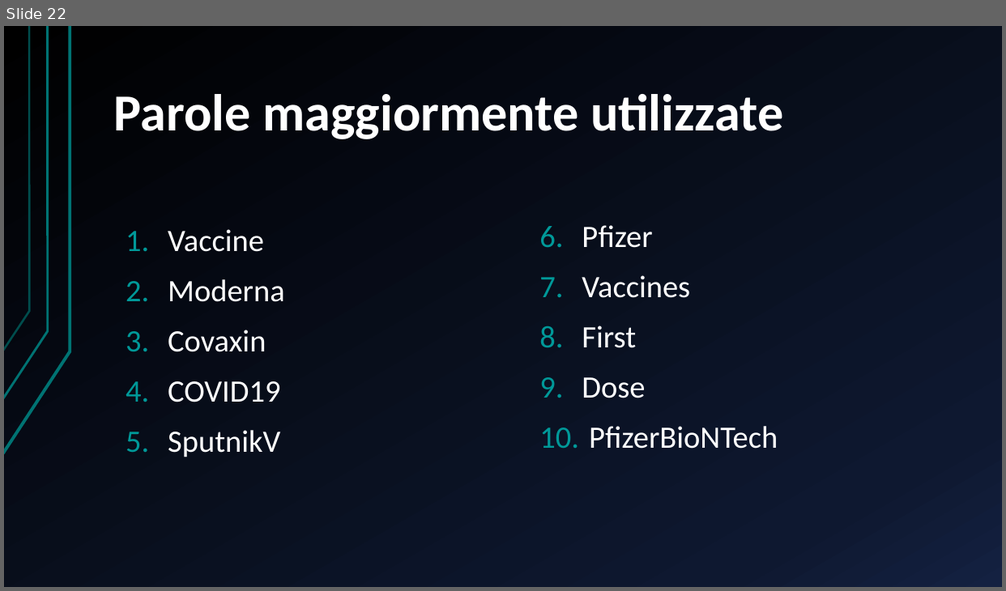
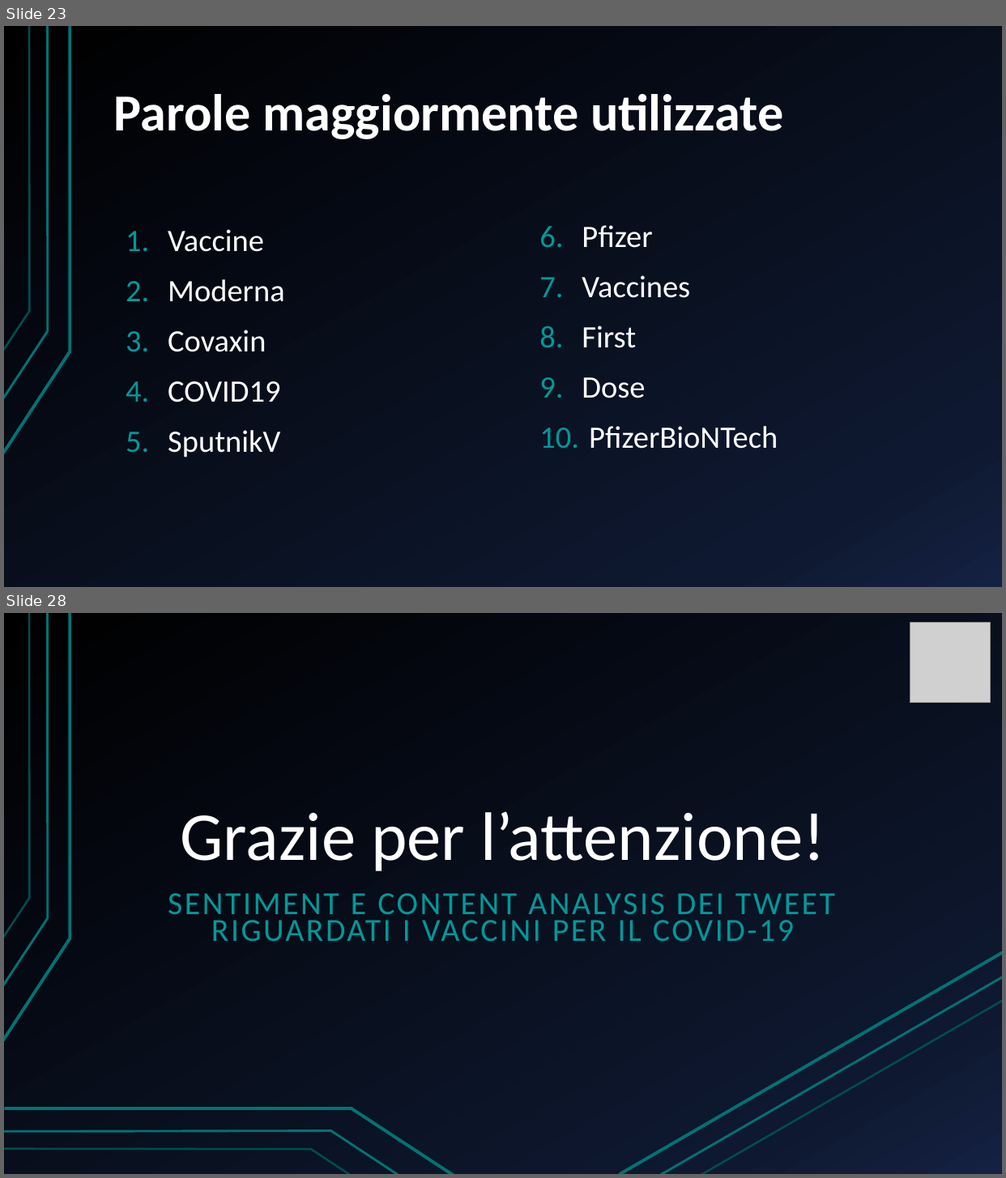
Before and after one commit to DanieleCampopiano/Semantic-Intelligence, a slide deck: Presentazione/Presentazione Progetto.pptx. Shown one above the other, each under a label of ours: slide 22 before the commit, slides 23 and 28 after it; the slides between them are not shown. The pictures are 1006x591 and 1006x1178 pixels, drawn with LibreOffice and Linux fonts; fonts in the diff are those of the drawing; grey boxes stand for pictures. Boxes give left, top, right and bottom in pixels: in the first picture for what was removed or moved away, otherwise in the second. Text is boxed around its words. In the diff, an @@ line names an element or a change of style, - is before the commit and + after.

Commit message:
Rimozione della funzionalità di calcolo del Sentiment di una frase passata in input e aggiunta delle conclusioni alla file Presentazione Progetto.pptx

```diff
--- a/Presentazione/Presentazione Progetto.pptx
+++ b/Presentazione/Presentazione Progetto.pptx
@@ slide 28 added at [4,613,1002,1174], background gradient #000000 to #0F1931 to #142242; not listed: 3 template elements that a slide beside it also shows @@
@@ picture added at [910,623,990,703] @@
@@ title added at [181,811,825,871], 66 pt, text #FFFFFF @@
+Grazie per l’attenzione!
@@ subtitle added at [168,893,835,941], 31 pt, text #009999 @@
+SENTIMENT E CONTENT ANALYSIS DEI TWEET RIGUARDATI I VACCINI PER IL COVID-19
@@ line added from (620, 1174) to (1002, 952), #007373 3 pt @@
@@ line added from (659, 1174) to (1002, 977), #007373 2.25 pt @@
@@ line added from (701, 1174) to (1002, 1001), #007373 2 pt @@
@@ freeform shape added at [4,1109,454,1174], outline #007373 3 pt @@
@@ freeform shape added at [4,1131,399,1174], outline #007373 2.25 pt @@
@@ freeform shape added at [4,1149,350,1174], outline #007373 2 pt @@
@@ what was slide 22 is now slide 23 @@
```
Also in this commit, not shown: 4 slides changed, 5 other slides added, 2 slides removed, 2 other files.
